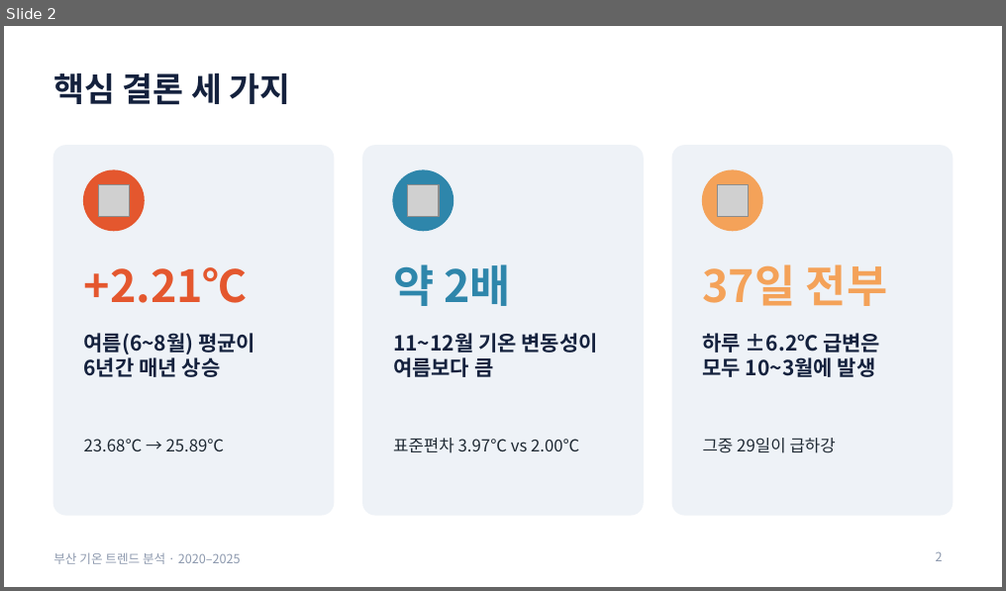
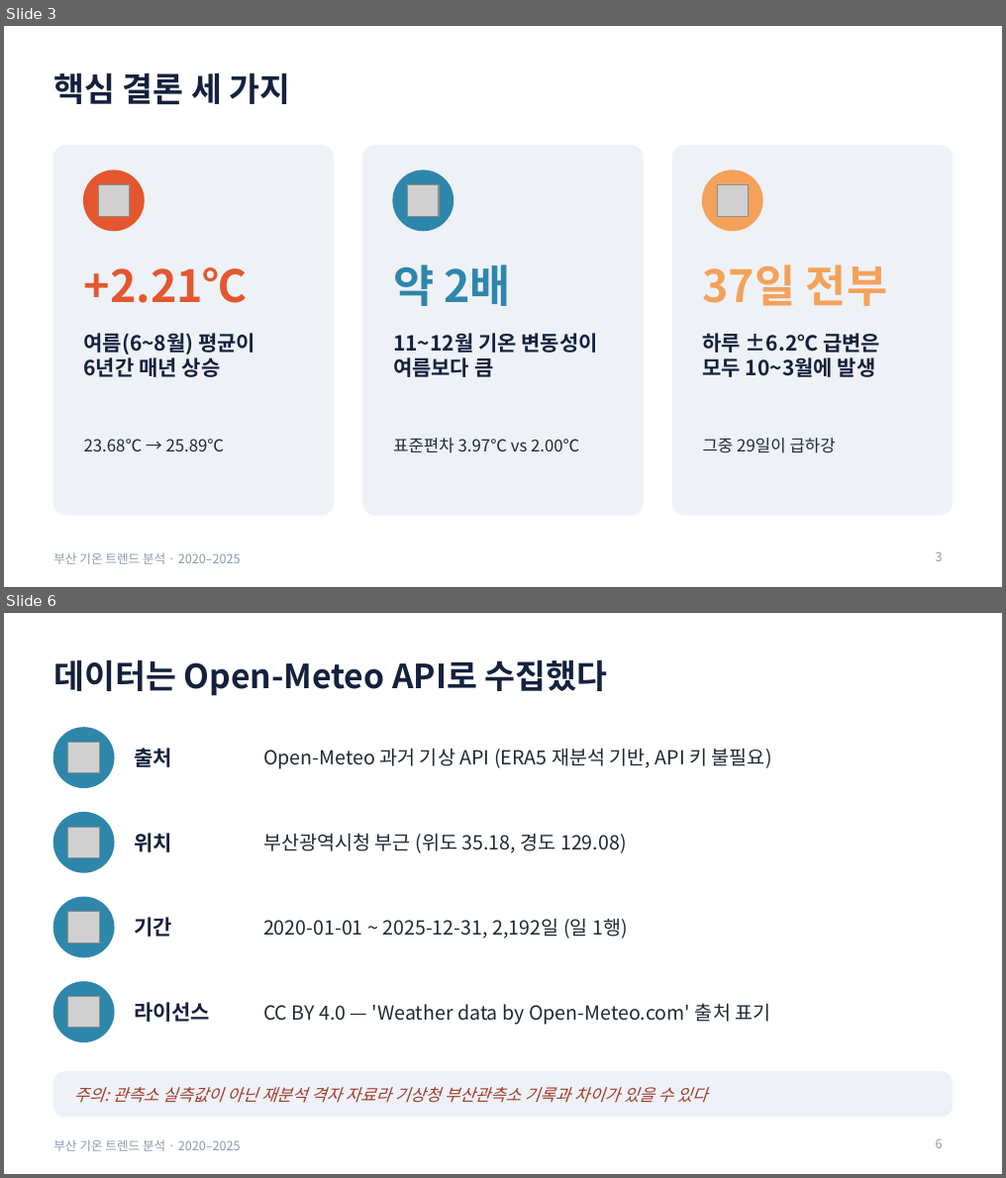
Before and after one commit to 17lucky71/busan-temperature-trend, a slide deck: docs/presentation.pptx. Shown one above the other, each under a label of ours: slide 2 before the commit, slides 3 and 6 after it; the slides between them are not shown. The pictures are 1006x591 and 1006x1178 pixels, drawn with LibreOffice and Linux fonts; fonts in the diff are those of the drawing; grey boxes stand for pictures. Boxes give left, top, right and bottom in pixels: in the first picture for what was removed or moved away, otherwise in the second. Text is boxed around its words. In the diff, an @@ line names an element or a change of style, - is before the commit and + after.

Commit message:
docs: 발표 자료 30장으로 확장

```diff
--- a/docs/presentation.pptx
+++ b/docs/presentation.pptx
@@ slide 6 added at [4,613,1002,1174], background #FFFFFF; not listed: 1 template element that a slide beside it also shows @@
@@ title added at [54,660,608,696], 24 pt, text #14213D, bold @@
+데이터는 Open-Meteo API로 수집했다
@@ ellipse added at [54,728,114,787], fill #2E86AB, outline #2E86AB 1 pt @@
@@ picture added at [68,742,99,772] @@
@@ text added at [134,748,172,767], 15 pt, text #14213D, bold @@
+출처
@@ text added at [263,748,772,769], 14 pt, text #1F2933 @@
+Open-Meteo 과거 기상 API (ERA5 재분석 기반, API 키 불필요)
@@ ellipse added at [54,813,114,872], fill #2E86AB, outline #2E86AB 1 pt @@
@@ picture added at [68,827,99,858] @@
@@ text added at [134,833,172,853], 15 pt, text #14213D, bold @@
+위치
@@ text added at [263,833,627,854], 14 pt, text #1F2933 @@
+부산광역시청 부근 (위도 35.18, 경도 129.08)
@@ ellipse added at [54,897,114,958], fill #2E86AB, outline #2E86AB 1 pt @@
@@ picture added at [68,911,99,943] @@
@@ text added at [134,917,172,937], 15 pt, text #14213D, bold @@
+기간
@@ text added at [263,918,628,939], 14 pt, text #1F2933 @@
+2020-01-01 ~ 2025-12-31, 2,192일 (일 1행)
@@ ellipse added at [54,982,114,1042], fill #2E86AB, outline #2E86AB 1 pt @@
@@ picture added at [68,996,99,1027] @@
@@ text added at [134,1002,210,1022], 15 pt, text #14213D, bold @@
+라이선스
@@ text added at [263,1003,770,1025], 14 pt, text #1F2933 @@
+CC BY 4.0 — 'Weather data by Open-Meteo.com' 출처 표기
@@ rounded rectangle added at [54,1072,952,1117], fill #EEF2F7, outline #EEF2F7 1 pt @@
@@ text added at [74,1087,708,1103], 12 pt, text #A23B2A, italic @@
+주의: 관측소 실측값이 아닌 재분석 격자 자료라 기상청 부산관측소 기록과 차이가 있을 수 있다
@@ page number added at [936,1139,943,1149], 9 pt, text #8D99AE @@
+6
@@ what was slide 2 is now slide 3 @@
```
Also in this commit, not shown: 9 slides changed, 13 other slides added.
